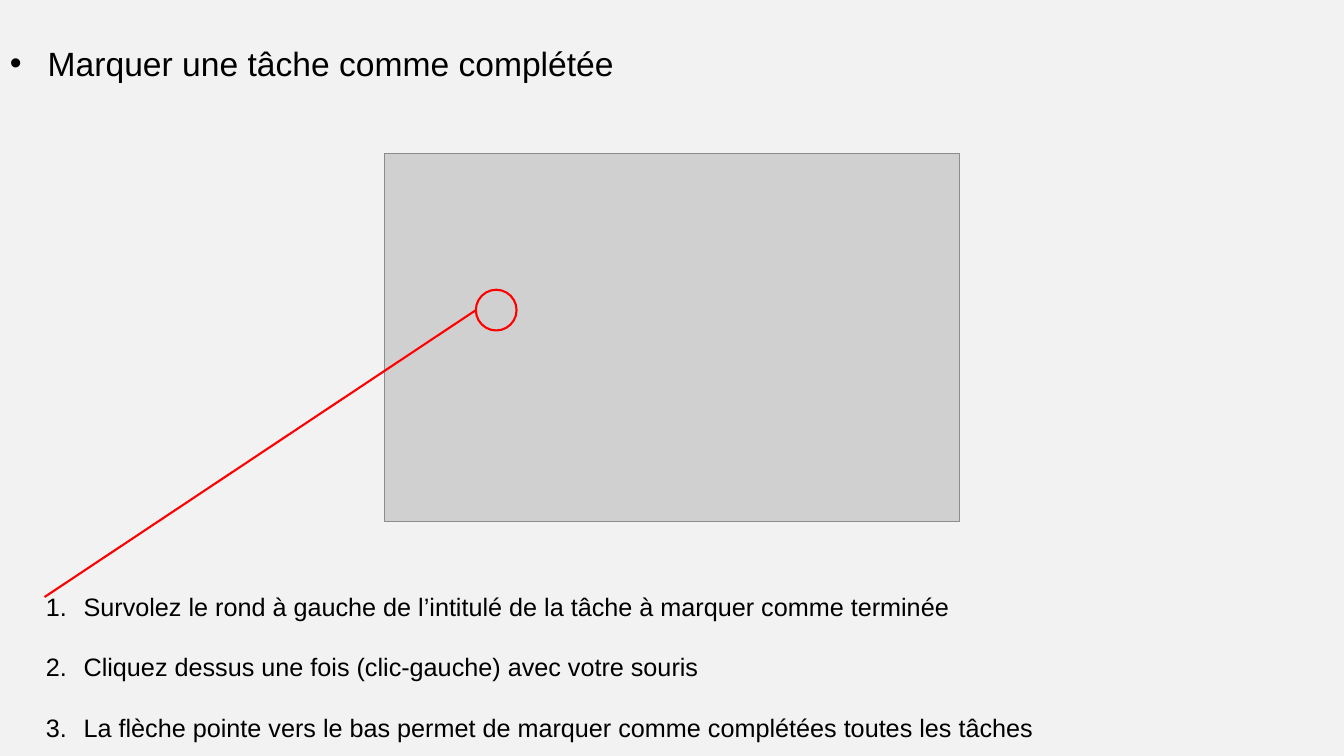
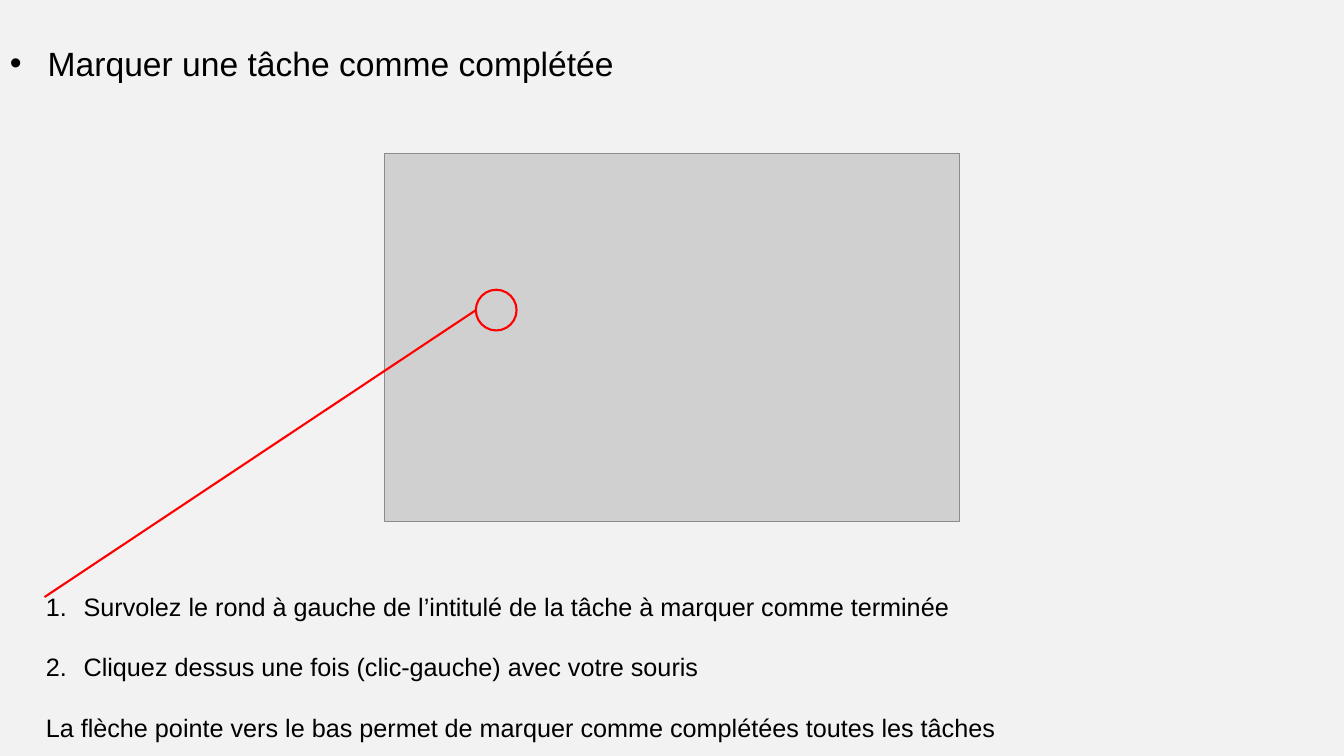
Before and after one commit to DesignGreg/Projet8-OpenClassRooms, a slide deck: slide 3 of Documentations - étape 4/Doc utilisateur/Documentation utilisateur.pptx. Drawn at 1344x756 pixels with LibreOffice and Linux fonts; fonts in the diff are those of the drawing; grey boxes stand for pictures. Boxes give left, top, right and bottom in pixels: in the first picture for what was removed or moved away, otherwise in the second. Text is boxed around its words. In the diff, an @@ line names an element or a change of style, - is before the commit and + after.

```diff
--- a/Documentations - étape 4/Doc utilisateur/Documentation utilisateur.pptx
+++ b/Documentations - étape 4/Doc utilisateur/Documentation utilisateur.pptx
@@ text at bbox=[46, 718, 995, 742]: bullet 1. to none @@
```
Also in this commit, not shown: 1 other file.
